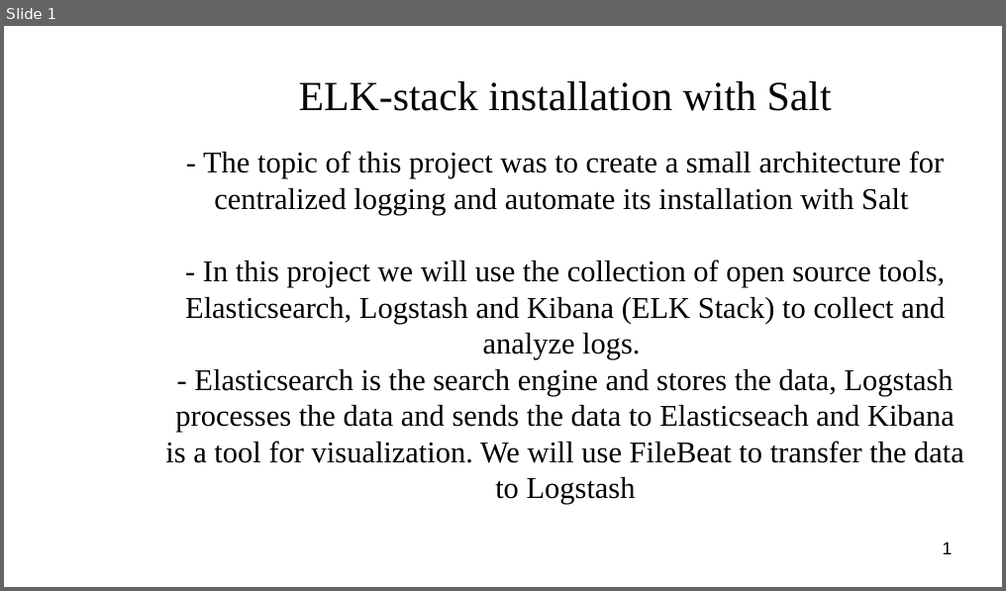
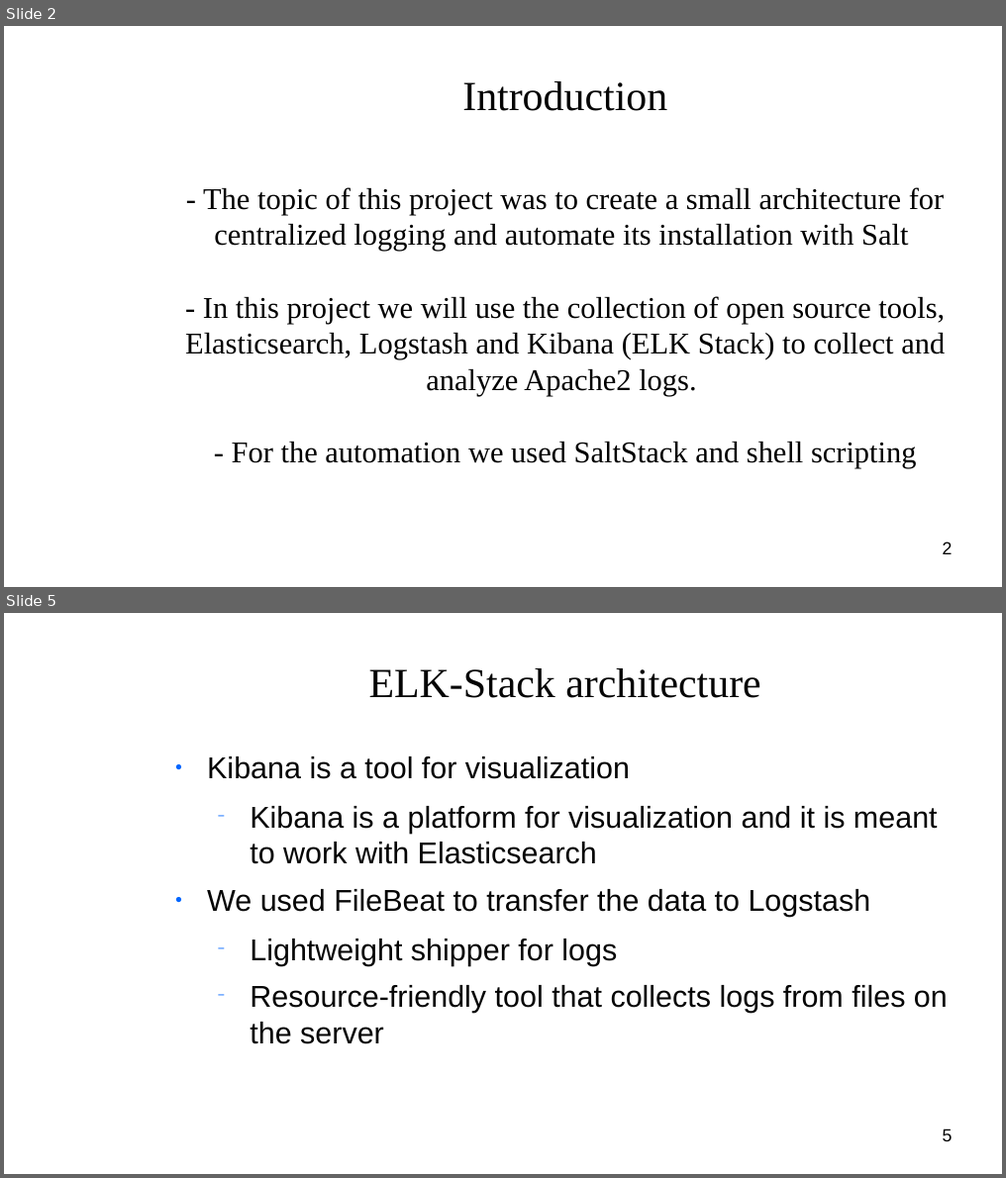
Before and after one commit to niinavi/Jarjestelmaprojekti, a slide deck: project_management/Presentation.odp. Shown one above the other, each under a label of ours: slide 1 before the commit, slides 2 and 5 after it; the slides between them are not shown. The pictures are 1006x591 and 1006x1178 pixels, drawn with LibreOffice and Linux fonts; fonts in the diff are those of the drawing; background and template pictures are left out. Boxes give left, top, right and bottom in pixels: in the first picture for what was removed or moved away, otherwise in the second. Text is boxed around its words. In the diff, an @@ line names an element or a change of style, - is before the commit and + after.

```diff
--- a/project_management/Presentation.odp
+++ b/project_management/Presentation.odp
@@ slide 5 added at [4,613,1002,1174], background picture (left out) @@
@@ title added at [369,668,760,698], 33 pt, text #050505 @@
+ELK-Stack architecture
@@ text added at [207,757,947,1045], 24 pt, text #050505 @@
+● Kibana is a tool for visualization
+  − Kibana is a platform for visualization and it is meant to work with Elasticsearch
+● We used FileBeat to transfer the data to Logstash
+  − Lightweight shipper for logs
+  − Resource-friendly tool that collects logs from files on the server
@@ page number added at [943,1129,952,1142], 14 pt, text #000000 @@
+5
@@ what was slide 1 is now slide 2 @@
@@ slide 2 changed as well @@
@@ title at [462,81,667,111]: text changed @@
-ELK-stack installation with Salt
+Introduction
@@ subtitle at [185,296,944,469]: text changed @@
-- In this project we will use the collection of open source tools, Elasticsearch, Logstash and Kibana (ELK Stack) to collect and analyze logs.
-- Elasticsearch is the search engine and stores the data, Logstash processes the data and sends the data to Elasticseach and Kibana is a tool for visualization. We will use FileBeat to transfer the data to Logstash
+- In this project we will use the collection of open source tools, Elasticsearch, Logstash and Kibana (ELK Stack) to collect and analyze Apache2 logs.
+- For the automation we used SaltStack and shell scripting
@@ page number at [943,542,952,555]: text changed @@
-1
+2
```
Also in this commit, not shown: 9 other slides added.
